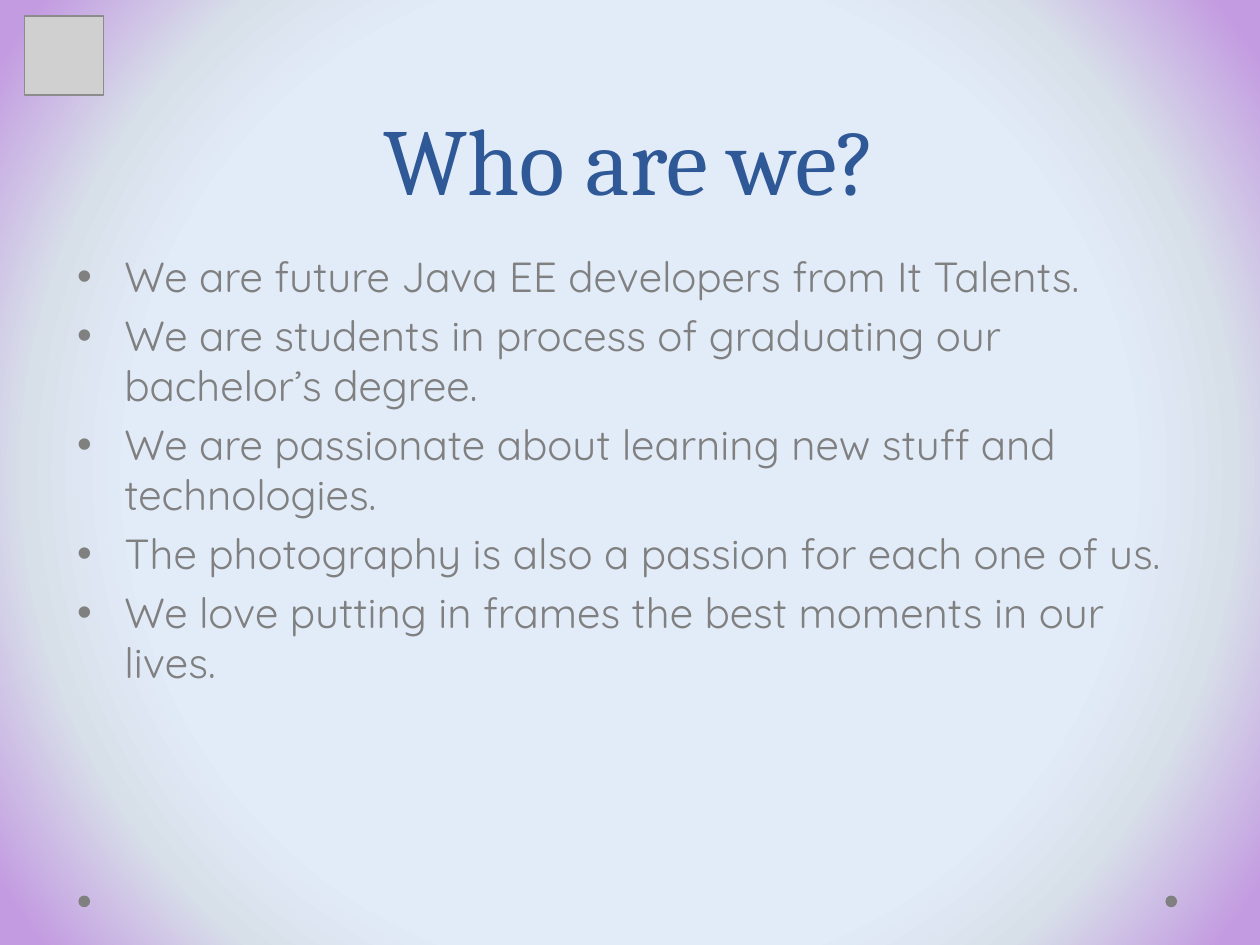
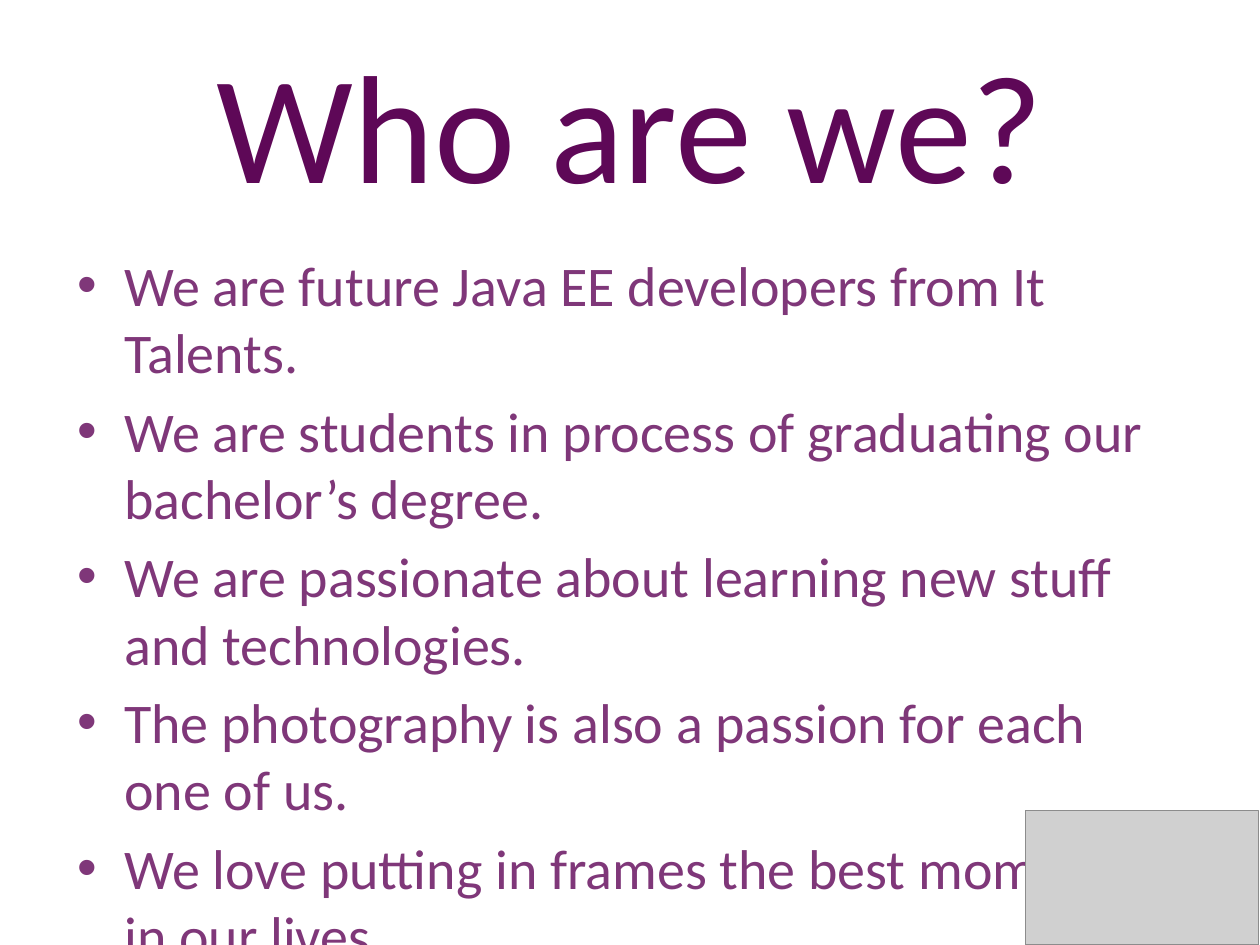
Before and after one commit to beloslava/WIFRepo, a slide deck: slide 2 of Presentation.pptx. Drawn at 1260x945 pixels with LibreOffice and Linux fonts; fonts in the diff are those of the drawing; grey boxes stand for pictures; background and template pictures are left out. Boxes give left, top, right and bottom in pixels: in the first picture for what was removed or moved away, otherwise in the second. Text is boxed around its words. In the diff, an @@ line names an element or a change of style, - is before the commit and + after.

```diff
--- a/Presentation.pptx
+++ b/Presentation.pptx
@@ background gradient #E3EDF9 to #D8E0EB to #C39BE1 to picture (left out) @@
@@ picture removed at (25,16,105,96) @@
@@ title "Who are we?" at (216,76,1044,184): size 54 to 88 pt, font Cambria to Calibri, text colour #2F5897 to #5E0857 @@
@@ text "We are future Java EE ..." at (124,267,1142,902): size 24 to 32 pt, font Quicksand to Calibri, text colour #808080 to #7F3779; more space between paragraphs @@
@@ picture added at (1026,810,1259,945) @@
@@ ellipse removed at (78,896,89,907) @@
@@ ellipse removed at (1166,896,1177,907) @@
```
Also in this commit, not shown: 6 other slides changed.
